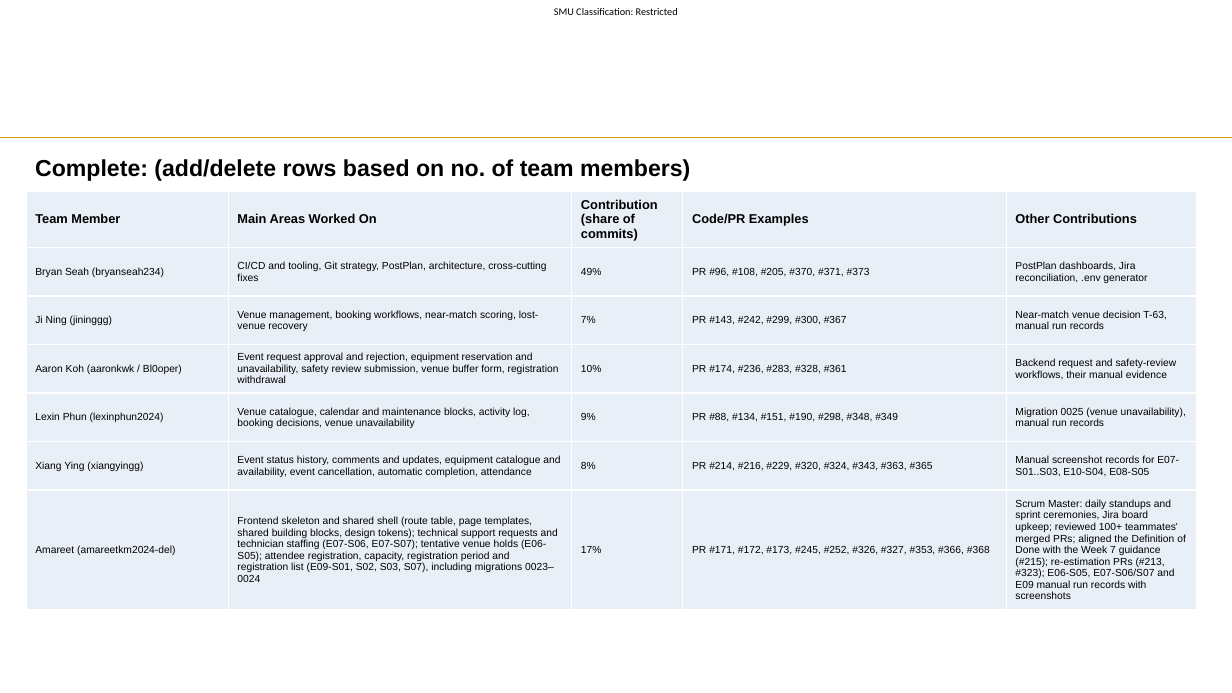
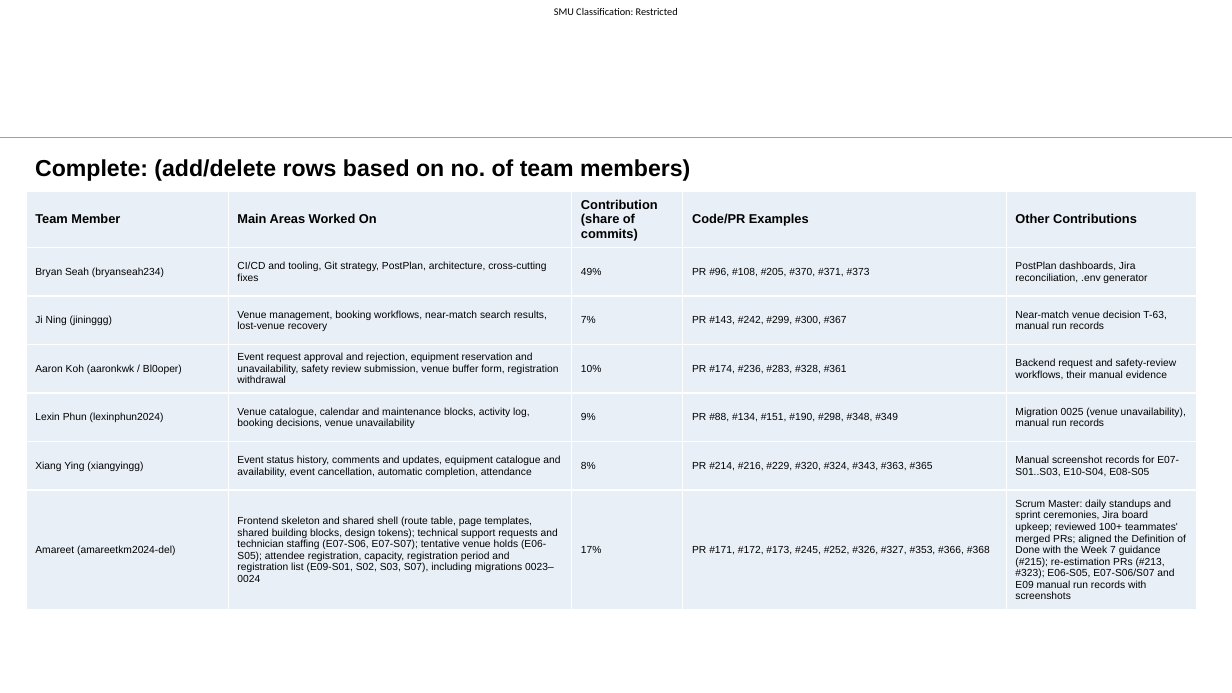
Before and after one commit to hongyime/sgConnectSphere2026, a slide deck: slide 15 of docs/slides/presentation/Week 11 Presentation.pptx. Drawn at 1232x693 pixels with LibreOffice and Linux fonts; fonts in the diff are those of the drawing; background and template pictures are left out. Boxes give left, top, right and bottom in pixels: in the first picture for what was removed or moved away, otherwise in the second. Text is boxed around its words. In the diff, an @@ line names an element or a change of style, - is before the commit and + after.

```diff
--- a/docs/slides/presentation/Week 11 Presentation.pptx
+++ b/docs/slides/presentation/Week 11 Presentation.pptx
@@ table at bbox=[26, 191, 1197, 651] @@
-row 3, column 2: Venue management, booking workflows, near-match scoring, lost-venue recovery
+row 3, column 2: Venue management, booking workflows, near-match search results, lost-venue recovery
```
Also in this commit, not shown: 11 other slides changed, 1 other file.
